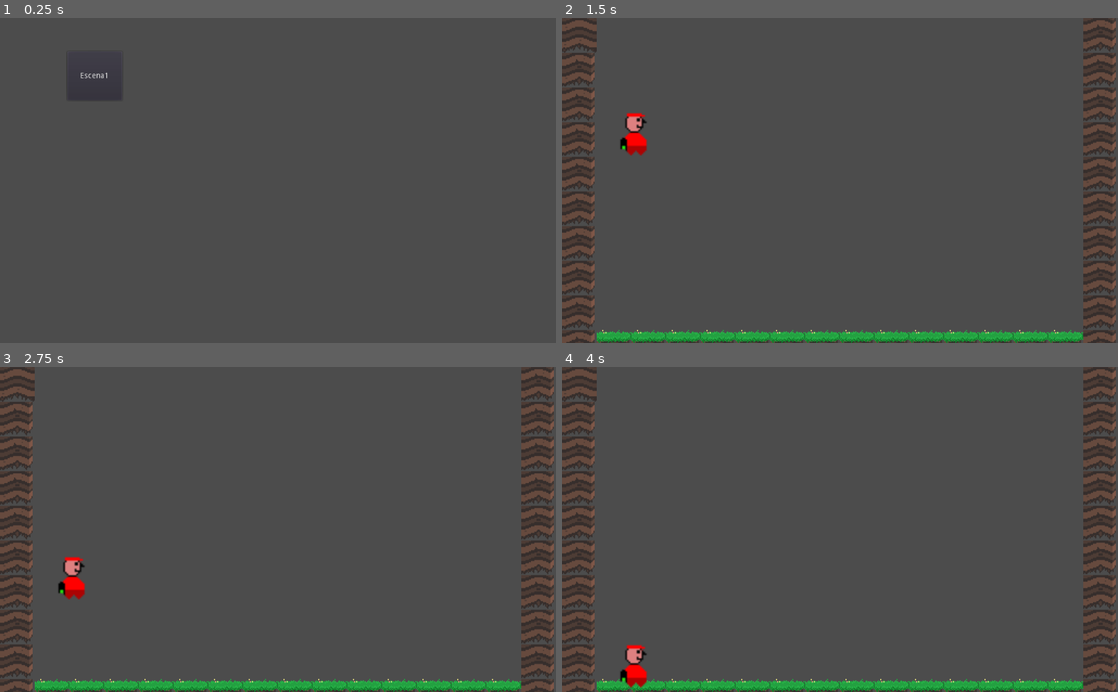
Above: before the commit, frames 1-4 (two rows, left to right).
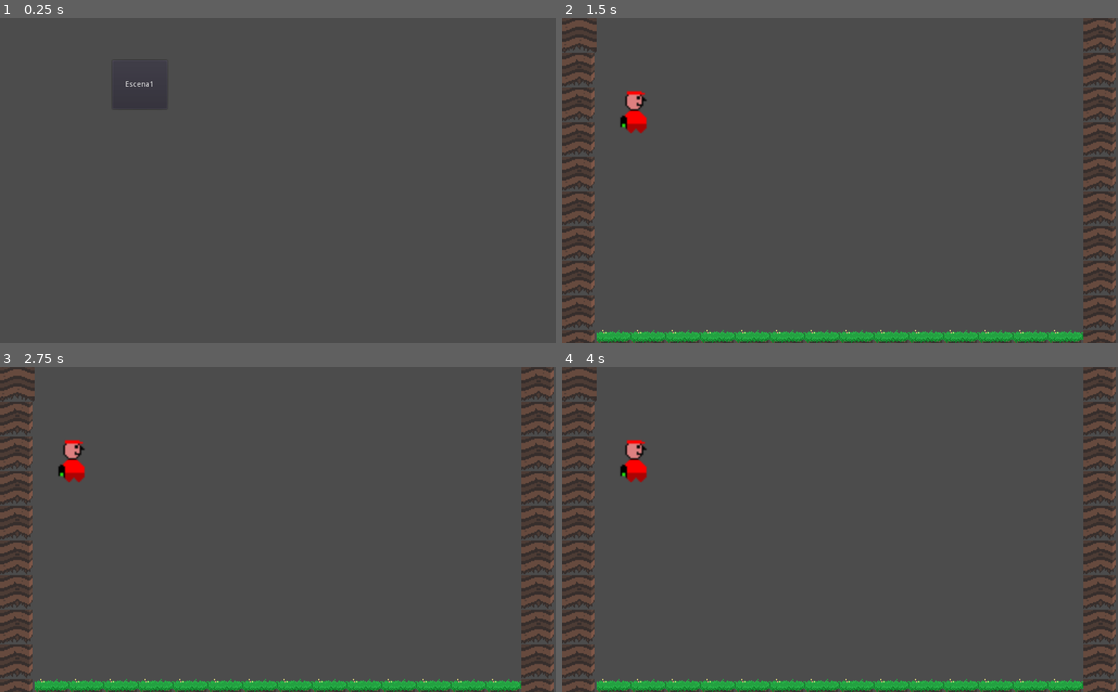
Above: after the commit, the same moments.

Repository: RelyMantilla/TempQuest
Game: Godot game, scene res://Menu.tscn
The game is run twice, just before and just after one commit, with the same random seed, the same clock (stepped at 60 frames per second) and the same inputs.
Inputs:
- Up to frame 1 (0.25 s): no input
- Up to frame 2 (1.5 s): click "Escena1" at 0.5 s; hold Right (ui_right) from 1.28 s (still down)
- Up to frame 3 (2.75 s): release Right (ui_right) at 2.03 s; hold Left (ui_left) from 2.03 s (still down)
- Up to frame 4 (4 s): release Left (ui_left) at 2.78 s; hold Right (ui_right) from 2.78 s (still down)

The runs differ from the first frame. In frame 1, less than 0.1% of the frame differs, in the area x 14-30%, y 12-28%; in frame 2, 0.7%; in frame 3, 0.9%; in frame 4, 0.9%, in the area x 10-16%, y 22-99%.

Commit message:
cambio menor

Diff:
--- a/Escenario1.tscn
+++ b/Escenario1.tscn
@@ -3,7 +3,7 @@
 [ext_resource path="res://Imagenes/tileset.tres" type="TileSet" id=1]
 [ext_resource path="res://Player1.tscn" type="PackedScene" id=2]
 
-[node name="Node" type="Node" index="0"]
+[node name="Node" type="Node"]
 
 [node name="TileMap" type="TileMap" parent="." index="0"]
 
--- a/Menu.tscn
+++ b/Menu.tscn
@@ -2,7 +2,7 @@
 
 [ext_resource path="res://Menu.gd" type="Script" id=1]
 
-[node name="Control" type="Control" index="0"]
+[node name="Control" type="Control"]
 
 anchor_left = 0.0
 anchor_top = 0.0
@@ -23,10 +23,10 @@
 anchor_top = 0.0
 anchor_right = 0.0
 anchor_bottom = 0.0
-margin_left = 124.0
-margin_top = 62.0
-margin_right = 225.0
-margin_bottom = 152.0
+margin_left = 207.0
+margin_top = 78.0
+margin_right = 308.0
+margin_bottom = 168.0
 rect_pivot_offset = Vector2( 0, 0 )
 focus_mode = 2
 mouse_filter = 0
--- a/Player1.tscn
+++ b/Player1.tscn
@@ -9,29 +9,15 @@
 radius = 19.8125
 height = 41.875
 
-[node name="Node" type="Node"]
+[node name="Node" type="Node" index="0"]
 
-[node name="KinematicBody2D" type="RigidBody2D" parent="." index="0"]
+[node name="KinematicBody2D" type="KinematicBody2D" parent="." index="0"]
 
 position = Vector2( 134.688, 165.375 )
 input_pickable = false
 collision_layer = 1
 collision_mask = 1
-mode = 0
-mass = 1.0
-friction = 1.0
-bounce = 0.0
-gravity_scale = 1.0
-custom_integrator = false
-continuous_cd = 0
-contacts_reported = 0
-contact_monitor = false
-sleeping = false
-can_sleep = true
-linear_velocity = Vector2( 0, 0 )
-linear_damp = -1.0
-angular_velocity = 0.0
-angular_damp = -1.0
+collision/safe_margin = 0.08
 script = ExtResource( 1 )
 _sections_unfolded = [ "Collision" ]
 
--- a/personaje.gd
+++ b/personaje.gd
@@ -1,9 +1,11 @@
-extends RigidBody2D
+extends KinematicBody2D
 
 var acceleration = 1000
 var top_move_speed = 200
 var top_jump_speed = 400
 var life=5
+var gravedad = 500
+var movimiento = Vector2()
 
 var directional_force = Vector2()
 
@@ -19,12 +21,15 @@
 
 func _ready():
 	# para activar detección de colisiones
-	set_contact_monitor( true )
-	set_max_contacts_reported( 5 )
-	connect("body_enter",self,"collision_now")
+	#set_contact_monitor( true )
+	#set_max_contacts_reported( 5 )
+	#connect("body_enter",self,"collision_now")
 	life=5
+func _physics_process(delta):
+	movimiento = gravedad *delta
+	pass
 
-# detección de colisiones
+"""# detección de colisiones"""
 func collision_now(who):
 #	if (who.get_name() == "BolaNodo"):
 	if (who.get_name().substr(0,8) == "BolaNodo"):
Not shown, added: Boton.gdns
